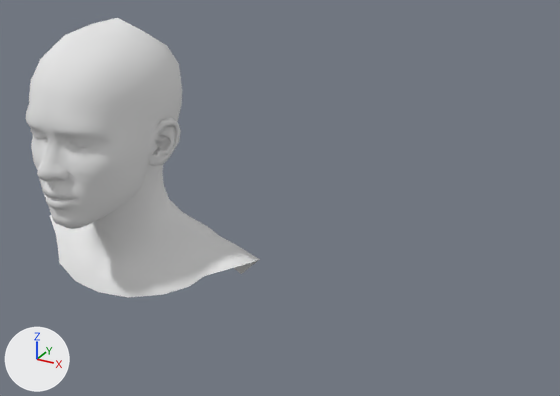
The Blender file facerig.blend: old version first, new version second.
Camera for both pictures: a 50 mm lens placed at (0.637, -0.72, 0.34), pointed at (0.23, 0.02, -0.031). The axes (+X, +Y, +Z) are drawn at lower left. The lights are the same throughout.

Names of what the first picture shows: 'Body'.
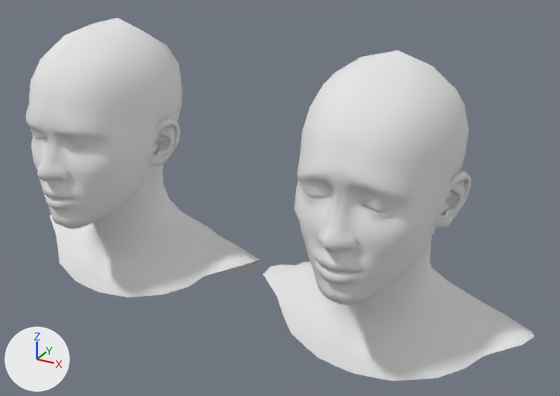
Location of each change, [x1, y1, x2, y2] in pixels of the pictures (560 x 396 px):
'browInnerUp', added: after [263, 50, 535, 381]

The change in detail:
Mesh me_body_001 is new.
It has 1640 vertices, 1622 faces, 2 loose edges and spans x -0.169..0.169, y 1.367..1.738, z -0.123..0.131.
It uses material mat_head (white #e7e7e7).
Object 'browInnerUp' (ob_browinnerup) is new; it shows me_body_001.
Its location is (0.3636, 0.0, -1.5786).
Its rotation in degrees is (90, 0, 0).
